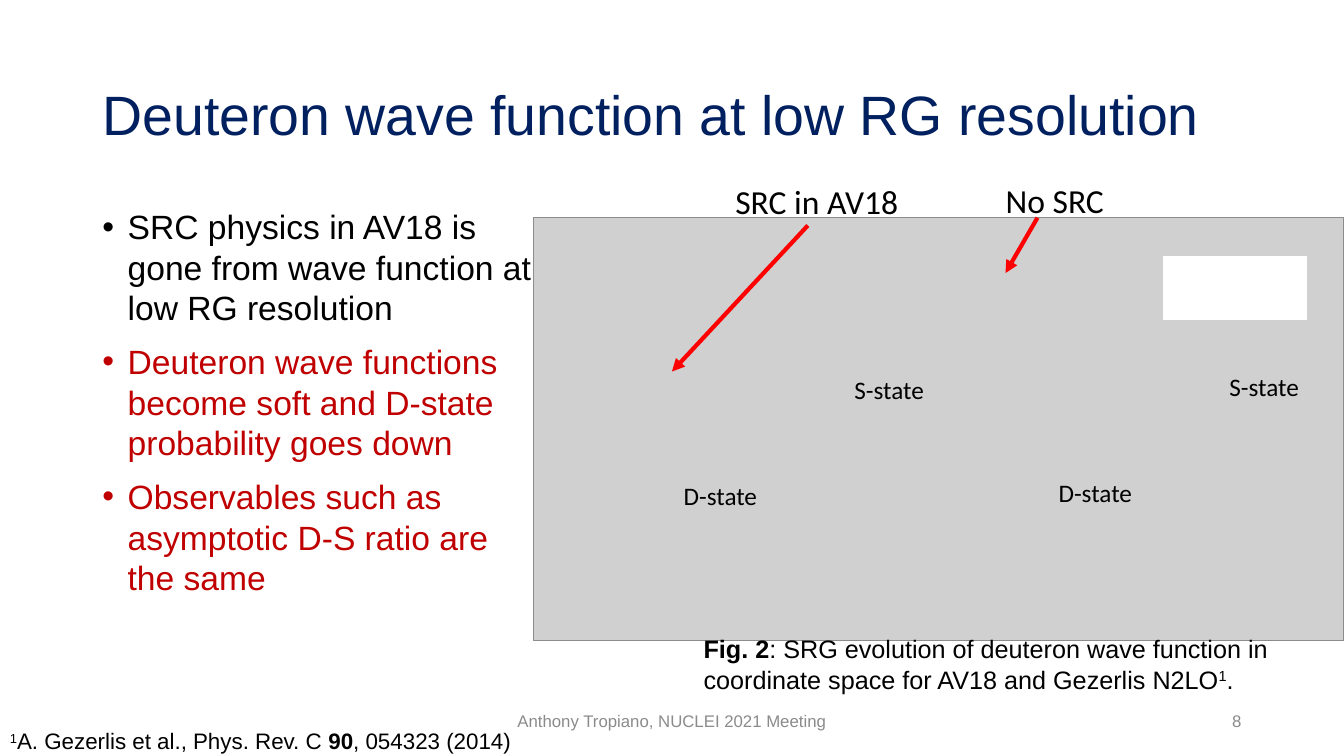
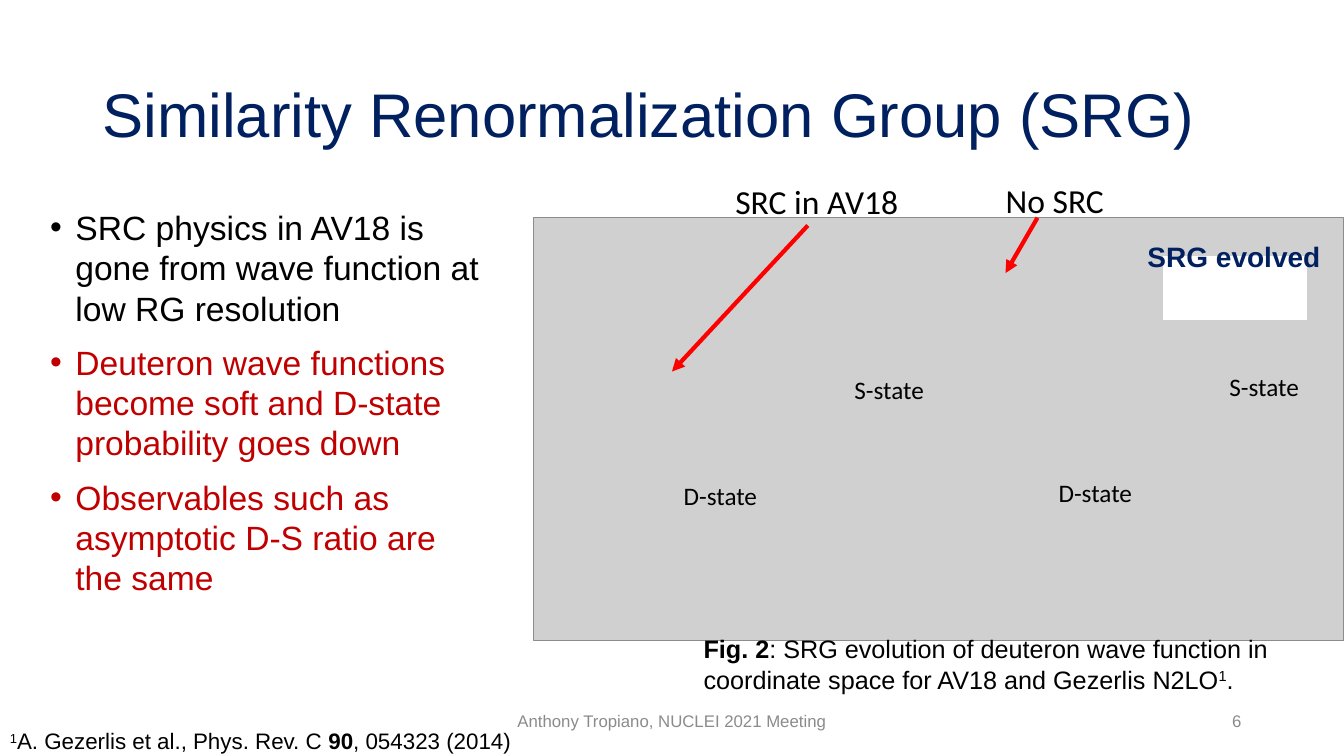
Before and after one commit to tropiano4/tropiano-srg, a slide deck: slide 6 of Presentations/NUCLEI_June2021/tropiano_nuclei_june2021.pptx (slide 8 before the commit). Drawn at 1344x756 pixels with LibreOffice and Linux fonts; fonts in the diff are those of the drawing; grey boxes stand for pictures. Boxes give left, top, right and bottom in pixels: in the first picture for what was removed or moved away, otherwise in the second. Text is boxed around its words. In the diff, an @@ line names an element or a change of style, - is before the commit and + after.

```diff
--- a/Presentations/NUCLEI_June2021/tropiano_nuclei_june2021.pptx
+++ b/Presentations/NUCLEI_June2021/tropiano_nuclei_june2021.pptx
@@ title at (102,92,1193,149): text changed; size 39.6 to 44 pt @@
-Deuteron wave function at low RG resolution
+Similarity Renormalization Group (SRG)
@@ text "SRC physics in AV18 is ...": place and size @@
-text "SRC physics in AV18 is ..." at (128,214,531,591)
+text "SRC physics in AV18 is ..." at (75,215,479,591)
@@ text added at (1147,246,1320,272), 20 pt, text #002060, bold @@
+SRG evolved
```
Also in this commit, not shown: 1 other slide changed, 2 slides added, 2 other files.
